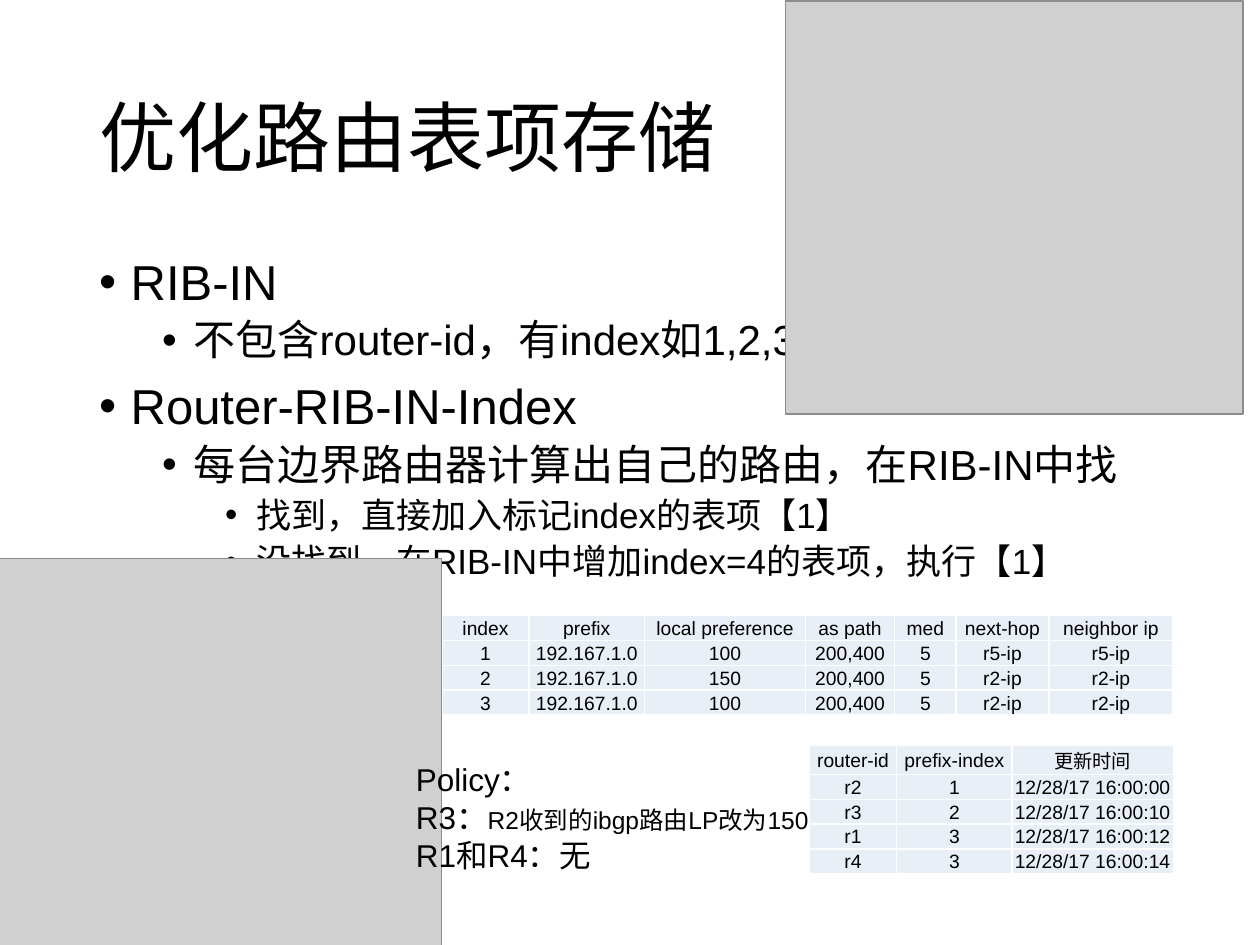
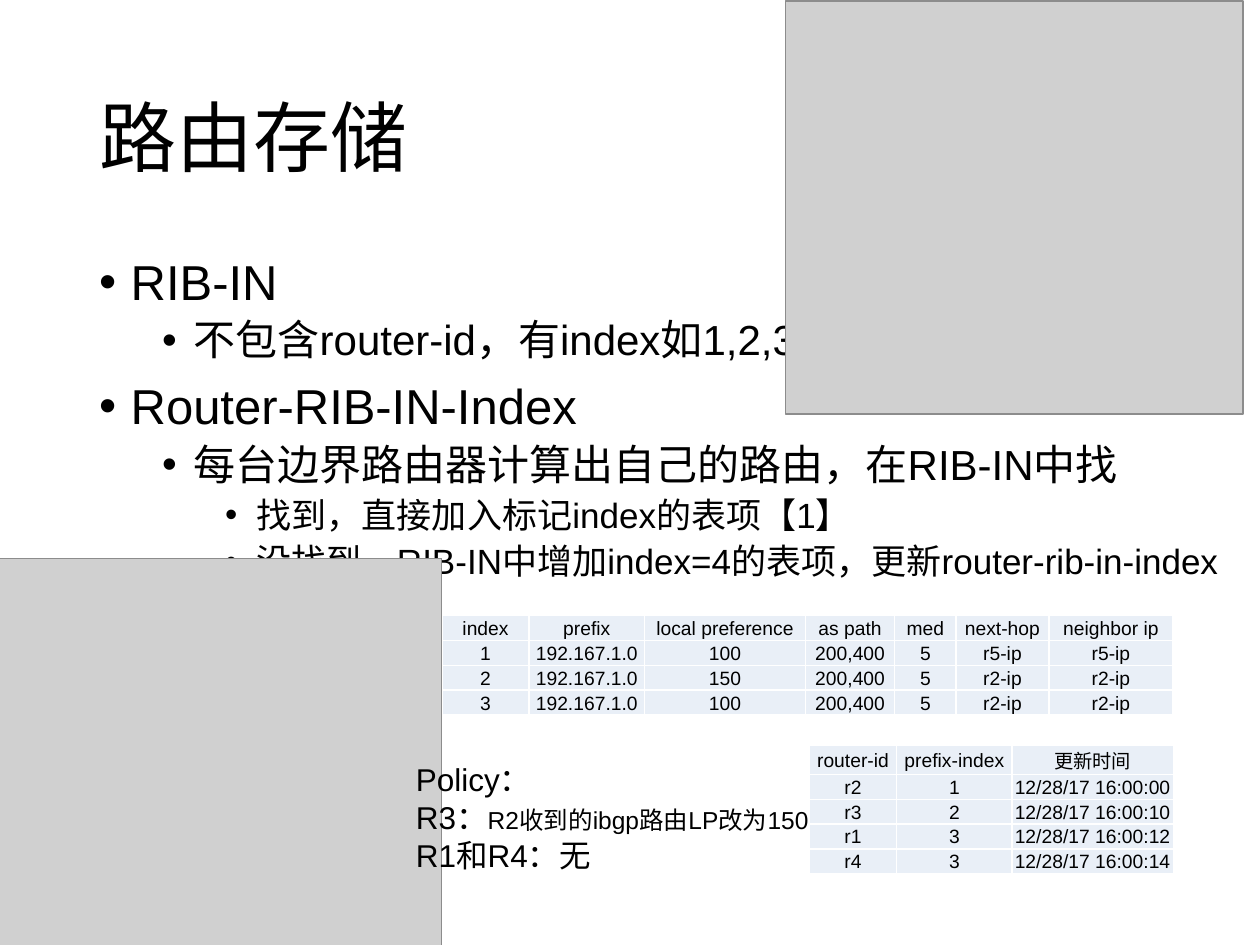
Before and after one commit to wangqing93/ibgp_exp, a slide deck: slide 5 of doc/毕设阶段讨论4.pptx (slide 3 before the commit). Drawn at 1260x945 pixels with LibreOffice and Linux fonts; fonts in the diff are those of the drawing; grey boxes stand for pictures. Boxes give left, top, right and bottom in pixels: in the first picture for what was removed or moved away, otherwise in the second. Text is boxed around its words. In the diff, an @@ line names an element or a change of style, - is before the commit and + after.

```diff
--- a/doc/毕设阶段讨论4.pptx
+++ b/doc/毕设阶段讨论4.pptx
@@ title at [99, 101, 407, 172]: text changed @@
-优化路由表项存储
+路由存储
@@ text at [257, 544, 1218, 584]: text changed @@
-    • 没找到，在RIB-IN中增加index=4的表项，执行【1】
+    • 没找到，RIB-IN中增加index=4的表项，更新router-rib-in-index
```
Also in this commit, not shown: 8 other slides changed, 4 slides added, 1 other file.
